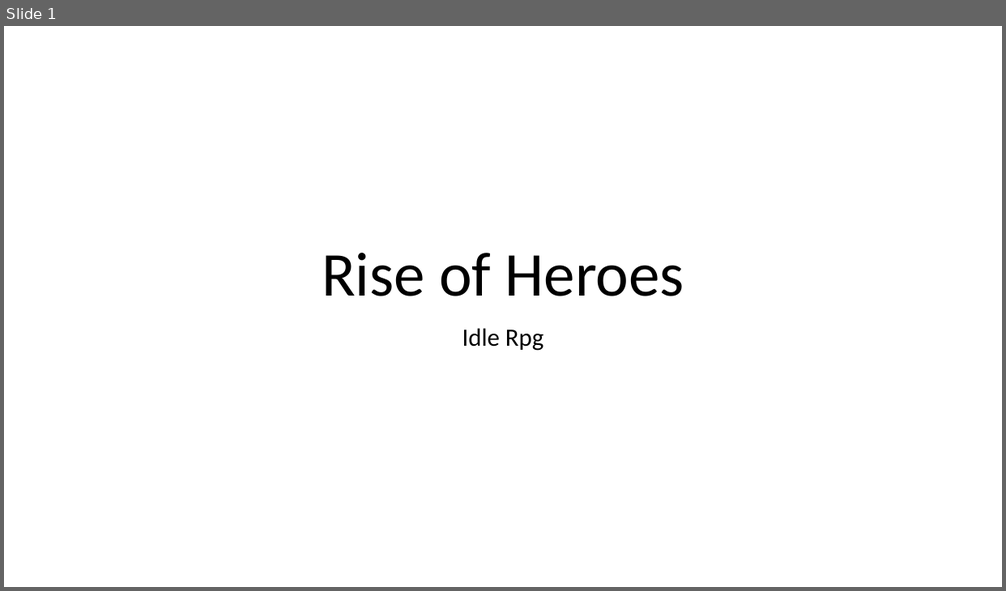
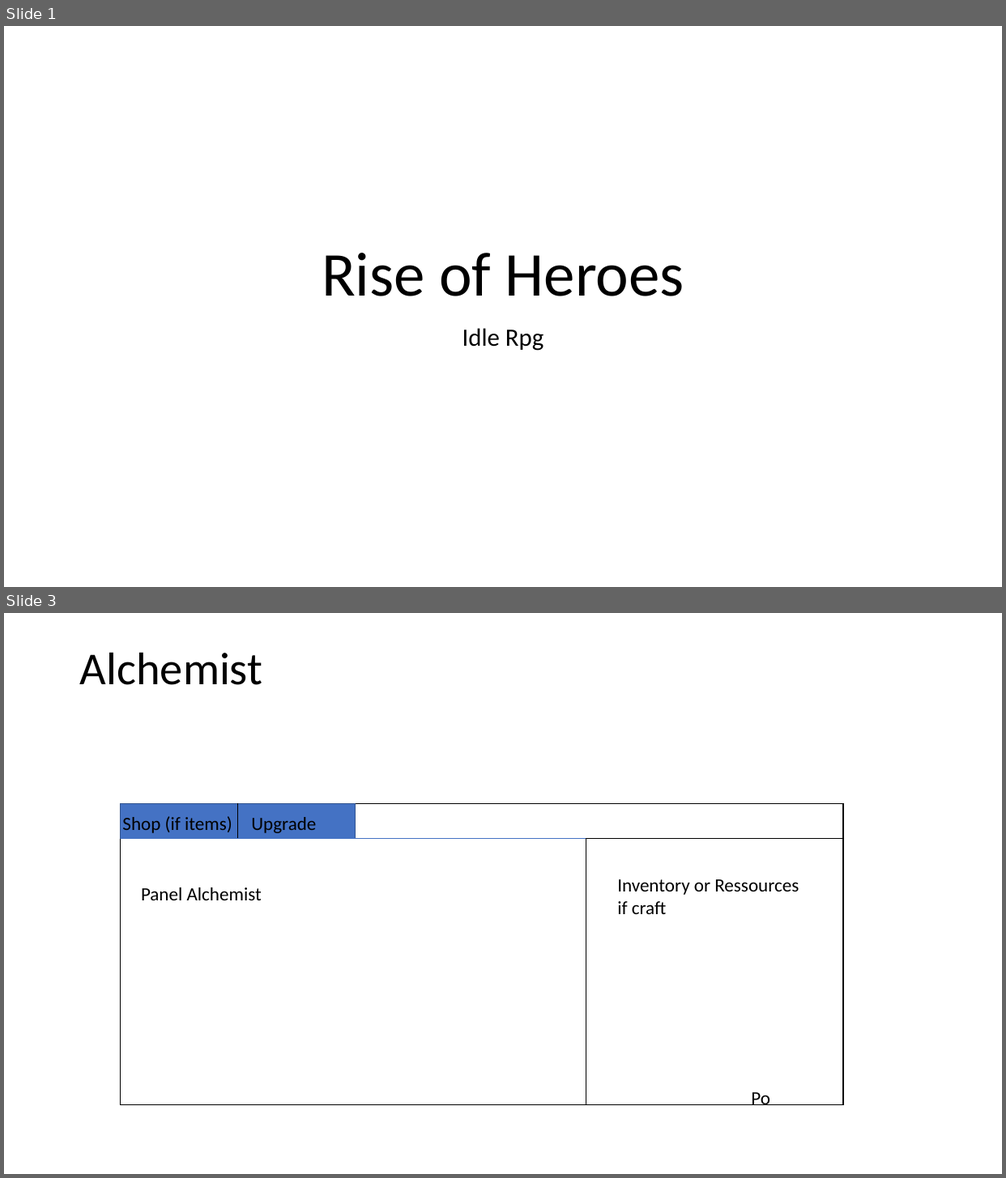
Before and after one commit to Ezazhel/RiseOfHeroes, a slide deck: Rise of Heroes.pptm. Shown one above the other, each under a label of ours: slide 1 before the commit, slides 1 and 3 after it; the slides between them are not shown. The pictures are 1006x591 and 1006x1178 pixels, drawn with LibreOffice and Linux fonts; fonts in the diff are those of the drawing. Boxes give left, top, right and bottom in pixels: in the first picture for what was removed or moved away, otherwise in the second. Text is boxed around its words. In the diff, an @@ line names an element or a change of style, - is before the commit and + after.

Commit message:
Shop for city store

```diff
--- a/Rise of Heroes.pptm
+++ b/Rise of Heroes.pptm
@@ slide 3 added at (x1=4, y1=613, x2=1002, y2=1174), background #FFFFFF @@
@@ title added at (x1=80, y1=652, x2=262, y2=685), 44 pt, text #000000 @@
+Alchemist
@@ rectangle added at (x1=121, y1=804, x2=844, y2=1105), fill #FFFFFF, outline #000000 1 pt @@
@@ rectangle added at (x1=121, y1=804, x2=356, y2=839), fill #4472C4, outline #325491 1 pt @@
@@ line added from (237, 804) to (237, 838), #000000 0.5 pt @@
@@ text added at (x1=122, y1=816, x2=232, y2=833), 18 pt, text #000000 @@
+Shop (if items)
@@ text added at (x1=251, y1=817, x2=316, y2=833), 18 pt, text #000000 @@
+Upgrade
@@ line added from (121, 838) to (844, 838), #4472C4 0.5 pt @@
@@ rectangle added at (x1=586, y1=838, x2=843, y2=1105), fill #FFFFFF, outline #000000 1 pt @@
@@ text added at (x1=617, y1=879, x2=799, y2=914), 18 pt, text #000000 @@
+Inventory or Ressources if craft
@@ text added at (x1=141, y1=888, x2=262, y2=901), 18 pt, text #000000 @@
+Panel Alchemist
@@ text added at (x1=751, y1=1093, x2=770, y2=1105), 18 pt, text #000000 @@
+Po
```
Also in this commit, not shown: 2 other slides added, 5 slides removed, 47 other files.
